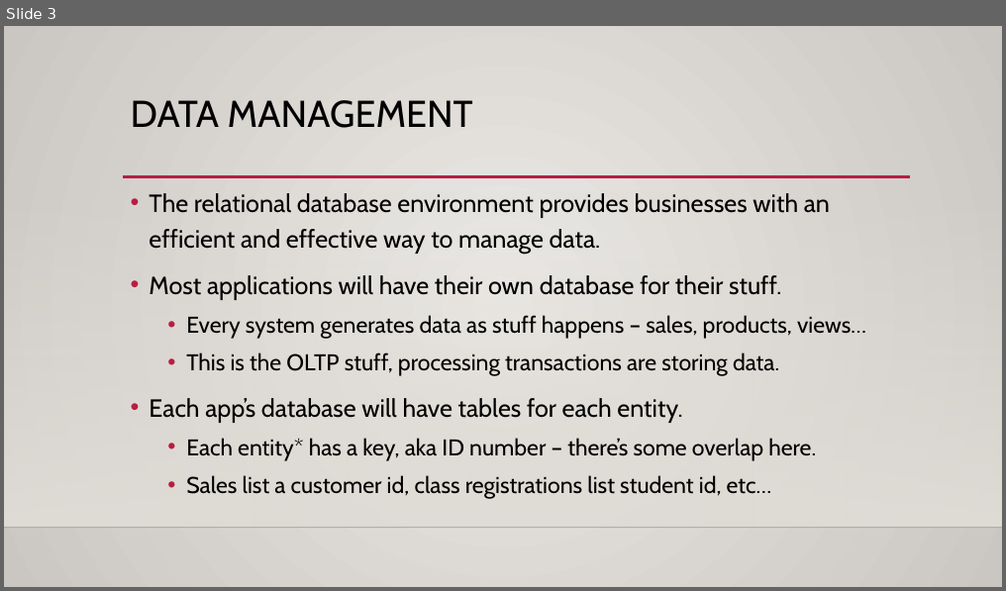
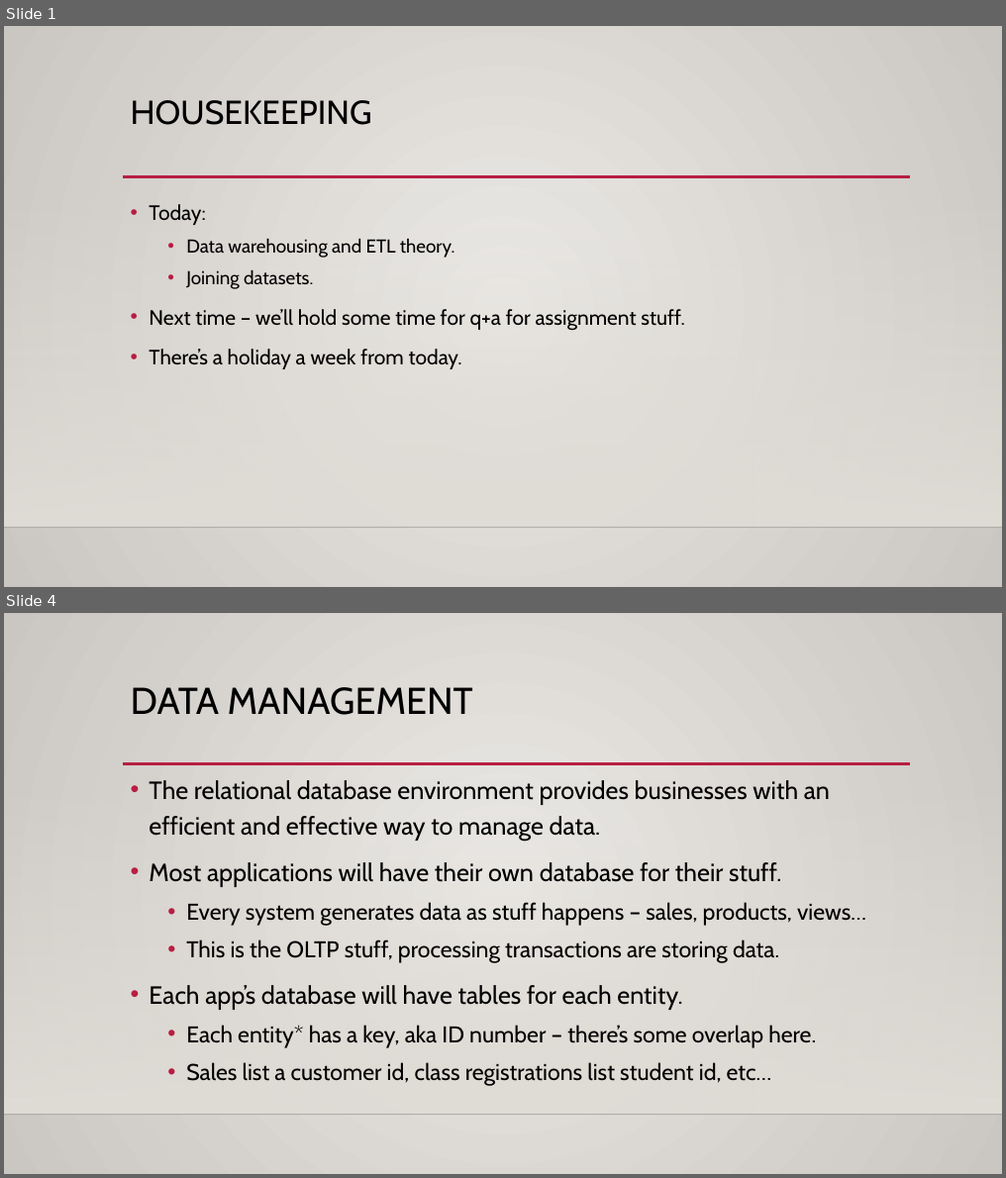
Before and after one commit to AkeemSemper/ml_datasets, a slide deck: slides/chapter_6_joins.pptx. Shown one above the other, each under a label of ours: slide 3 before the commit, slides 1 and 4 after it; the slides between them are not shown. The pictures are 1006x591 and 1006x1178 pixels, drawn with LibreOffice and Linux fonts; fonts in the diff are those of the drawing; background and template pictures are left out. Boxes give left, top, right and bottom in pixels: in the first picture for what was removed or moved away, otherwise in the second. Text is boxed around its words. In the diff, an @@ line names an element or a change of style, - is before the commit and + after.

```diff
--- a/slides/chapter_6_joins.pptx
+++ b/slides/chapter_6_joins.pptx
@@ slide 1 added at (4,26,1002,587), background gradient #ECEAE7 to #CAC7C1; not listed: 3 template elements that a slide beside it also shows @@
@@ title added at (131,100,372,125), 32 pt, text #000000 @@
+HOUSEKEEPING
@@ text added at (149,204,684,370), 20 pt, text #000000 @@
+• Today:
+  • Data warehousing and ETL theory.
+  • Joining datasets.
+• Next time – we’ll hold some time for q+a for assignment stuff.
+• There’s a holiday a week from today.
@@ what was slide 3 is now slide 4 @@
```
Also in this commit, not shown: 3 slides changed, 1 other slide added, 1 slide removed.
